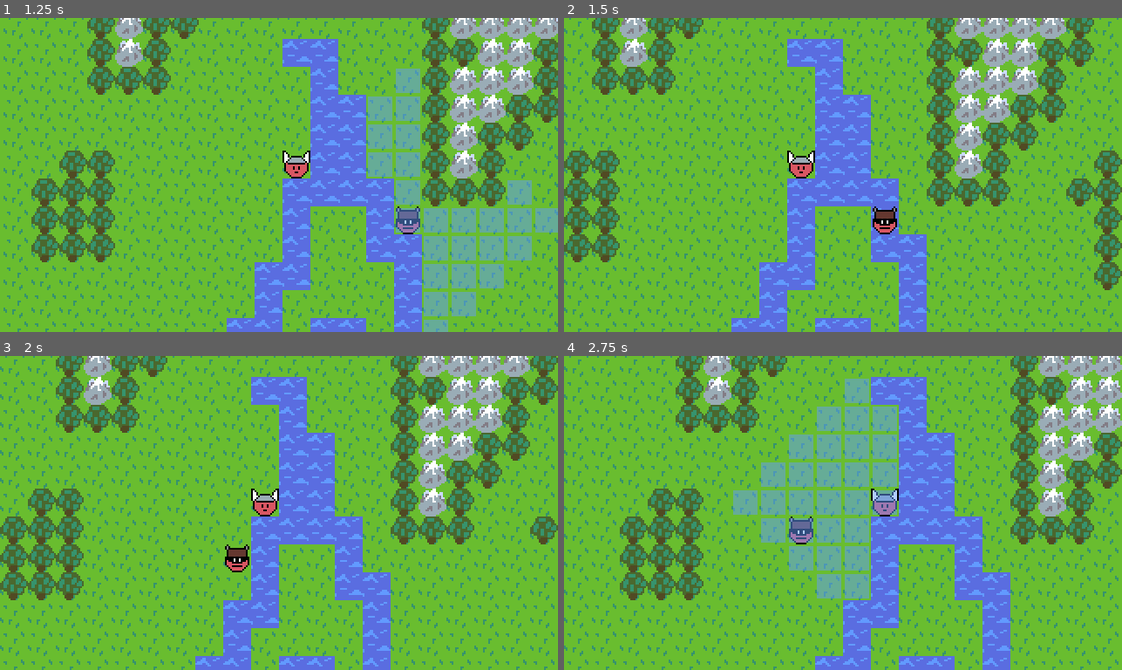
Above: before the commit, frames 1-4 (two rows, left to right).
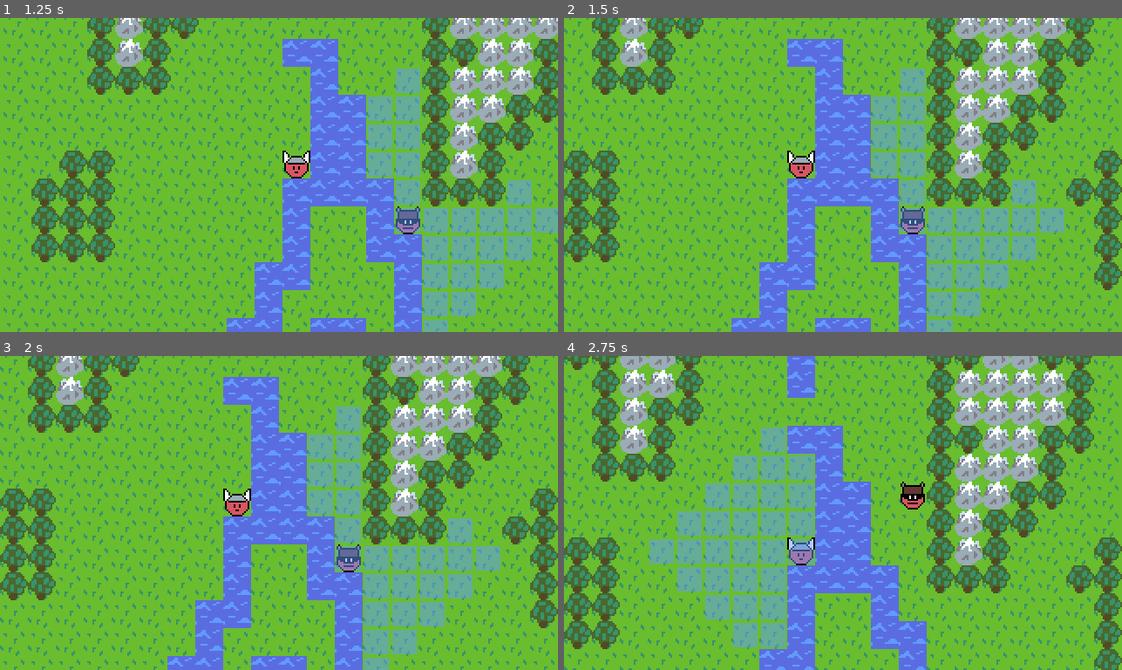
Above: after the commit, the same moments.

Repository: AaronWizard/LegendsOfMajesticSteel
Game: Godot game, scene res://src/Game.tscn
Same seed, same stepped clock (60 frames per second), same inputs: the game is played once before the commit and once after it.
Inputs (mouse positions are in pixels of both pictures, inside the frame that each line leads up to):
- Up to frame 1 (1.25 s): move the mouse to (401, 159) at 0.52 s; press the mouse at (401, 159) at 0.53 s
- Up to frame 2 (1.5 s): move the mouse to (731, 190) at 1.27 s; release the mouse at (731, 190) at 1.28 s; click (731, 190) at 1.35 s
- Up to frame 3 (2 s): no input
- Up to frame 4 (2.75 s): move the mouse to (898, 443) at 2.02 s; press the mouse at (898, 443) at 2.03 s

Frame 1 is identical in both runs. In frame 2, 8.7% of the frame differs, in the area x 55-90%, y 16-100%; in frame 3, 33%; in frame 4, 64%, in the area x 0-100%, y 0-100%.

Commit message:
Controller responsible for calculating movement range

Diff:
--- a/src/TurnManager.gd
+++ b/src/TurnManager.gd
@@ -20,7 +20,7 @@
 		var actor := actors[_current_index] as Actor
 		var controller := actor.controller
 		if controller:
-			_do_pathfinding(actor, map)
+			_do_pathfinding(controller)
 
 			emit_signal("followed_actor", actor)
 
@@ -34,6 +34,6 @@
 		_current_index = (_current_index + 1) % actors.size()
 
 
-func _do_pathfinding(actor: Actor, map: Map) -> void:
-	var move_range := BreadthFirstSearch.find_move_range(actor, map)
-	emit_signal("set_movement_range", move_range)
+func _do_pathfinding(controller: Controller) -> void:
+	controller.calculate_ranges()
+	emit_signal("set_movement_range", controller.walk_cells)
--- a/src/ai/Controller.gd
+++ b/src/ai/Controller.gd
@@ -1,5 +1,8 @@
 class_name Controller
 extends TurnTaker
+
+
+var walk_cells := []
 
 
 func _ready() -> void:
@@ -22,3 +25,7 @@
 		result = a.owner as Map
 
 	return result
+
+
+func calculate_ranges() -> void:
+	walk_cells = BreadthFirstSearch.find_move_range(get_actor(), get_map())
--- a/src/ai/Player.gd
+++ b/src/ai/Player.gd
@@ -13,11 +13,7 @@
 	if event.is_action_pressed("click"):
 		var target_cell := get_map().get_mouse_cell()
 
-		var same_cell := target_cell == get_actor().cell
-		var can_enter := not same_cell and get_map().actor_can_enter_cell(
-				get_actor(), target_cell)
-
-		if can_enter:
+		if _can_walk_to_cell(target_cell):
 			var path = []
 
 			var c := Vector2(get_actor().cell)
@@ -48,3 +44,9 @@
 	var action: Action = yield(self, '_input_processed')
 	set_process_unhandled_input(false)
 	emit_signal("determined_action", action)
+
+
+func _can_walk_to_cell(cell: Vector2) -> bool:
+	var result := (cell != get_actor().cell) and (cell in walk_cells)
+
+	return result
